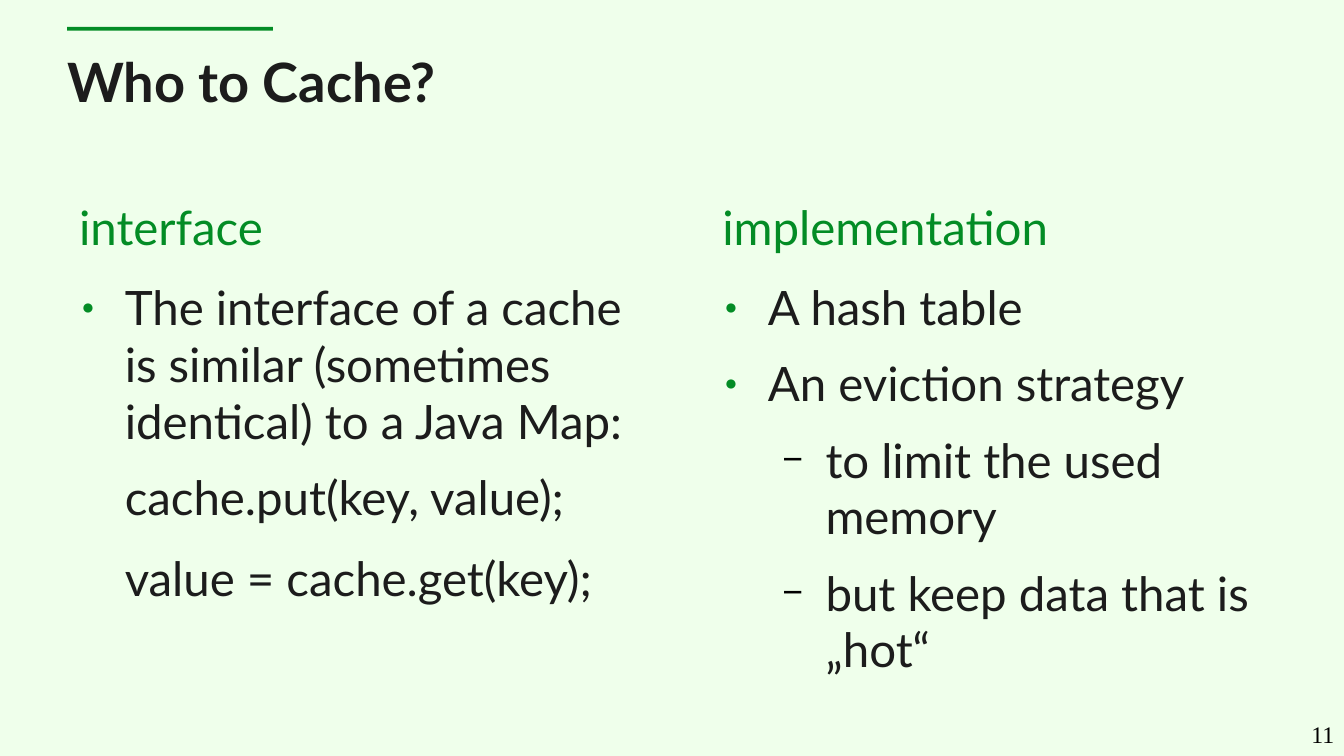
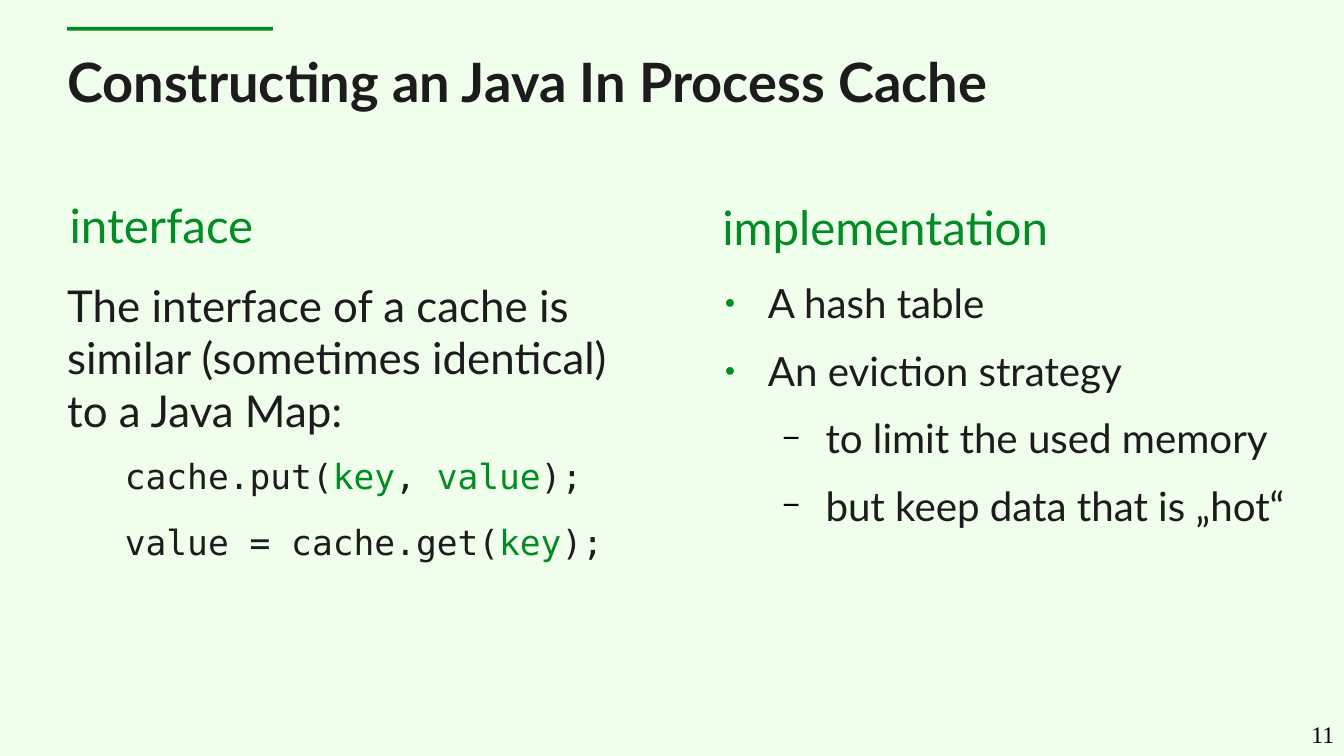
Before and after one commit to cruftex/talk-java-in-process-caching-performance-progress-pitfalls, a slide deck: slide 11 of slides-new.odp. Drawn at 1344x756 pixels with LibreOffice and Linux fonts; fonts in the diff are those of the drawing. Boxes give left, top, right and bottom in pixels: in the first picture for what was removed or moved away, otherwise in the second. Text is boxed around its words. In the diff, an @@ line names an element or a change of style, - is before the commit and + after.

Commit message:
update, move more content

```diff
--- a/slides-new.odp
+++ b/slides-new.odp
@@ title at bbox=[67, 61, 987, 112]: text changed @@
-Who to Cache?
+Constructing an Java In Process Cache
@@ text "interface": place and size @@
-text "interface" at bbox=[79, 210, 263, 246]
+text "interface" at bbox=[70, 208, 254, 244]
@@ text "The interface of a cache ..." at bbox=[67, 289, 606, 562]: size 28 to 25.9 pt in "The interface of a cache is similar ..."; size 28 to 20.4 pt, font Lato to DejaVu Sans Mono in "cache.put(key, value);", "value = cache.get(key);"; text colour #1C1C1C to #038C25 in "cache.put(key, value);", "cache.get(key);"; bullet ● to none @@
@@ text "A hash table" at bbox=[768, 288, 1285, 528]: size 28 to 23.8 pt @@
```
Also in this commit, not shown: 10 other slides changed, 8 slides added, 1 slide removed.
